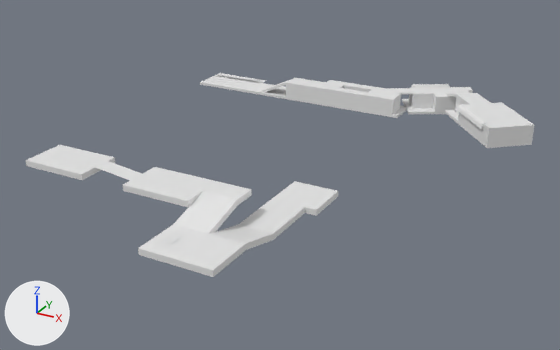
The FBX model Content/Placeable/RoadModule/D3/SM_RoadModule_D3.fbx as it was, and as the next commit left it.
One viewpoint serves both versions: a 50 mm lens placed at (92.7, -86.8, 48.8), pointed at (33.8, 20.3, -4.8). The lights are fixed; the arrows at lower left show +X, +Y and +Z. Objects named as collision shapes, trigger or cutter boxes, shadow casters or lower levels of detail are left out. Where no turn or scale is listed for an object, it has been applied to the vertices. Vertices at the same position are counted once.

The first picture shows 'road'.
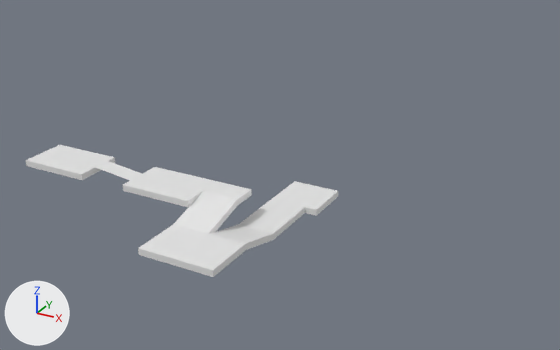
The change in detail:
me_transform5_032 is used by ob_road; location (0.0, 0.0, 0.0); scale (0.01, 0.01, 0.01).
me_transform5_032 had 2781 vertices, 2398 faces and spanned x -30.0..7133.0, y -1573.0..6305.0, z -514.0..517.0.
me_transform5_032 now has 969 vertices, 807 faces and spans x -30.0..4586.0, y -1573.0..1800.0, z -514.0..1.0.
me_transform5_032 part 1: 14 loose pieces with 1816 vertices, spanning x 0.0..7133.0, y 3381.0..6305.0, z -50.0..517.0, are deleted.

Changed parts and their boxes [x1, y1, x2, y2] in the pictures (560 x 350 px):
'road', reshaped (38% narrower, 35% shorter): before [25, 73, 534, 277]; after [25, 145, 338, 277]
part 1 of me_transform5_032, deleted: before [200, 73, 534, 148]
